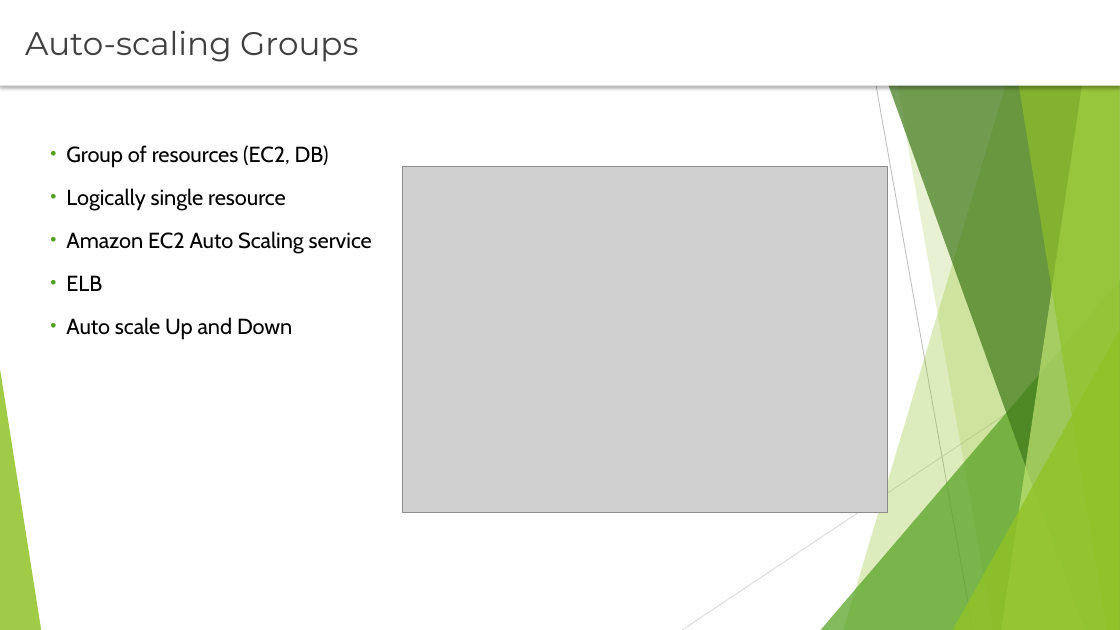
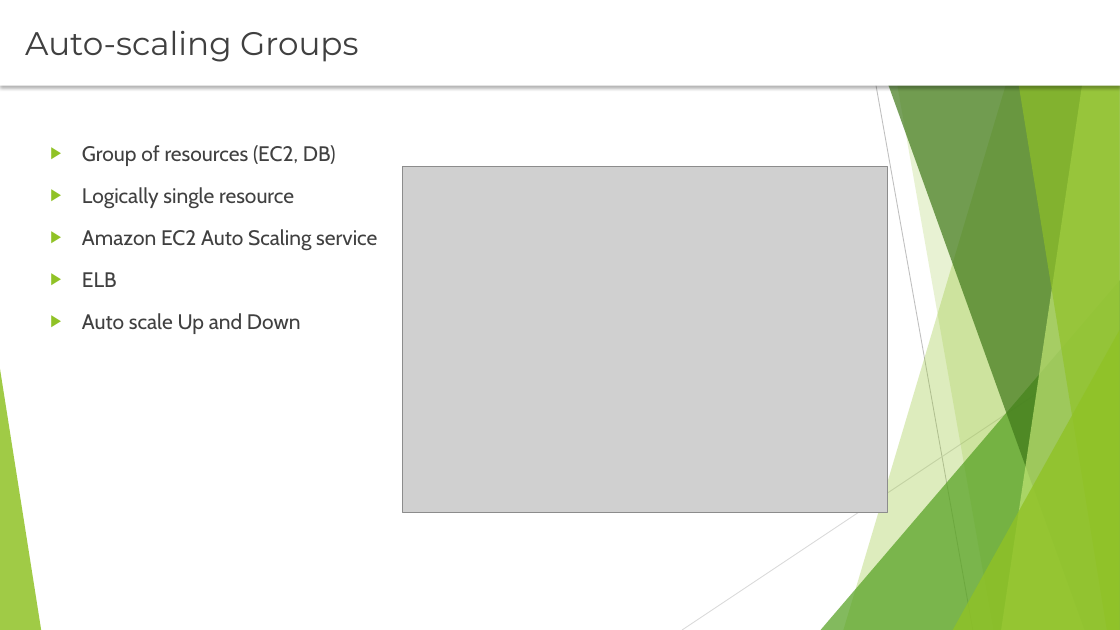
Before and after one commit to rusergei2010/AWSCourse2019, a slide deck: slide 5 of Lecture_3_Auto_Scaling/auto_scale.pptx (slide 4 before the commit). Drawn at 1120x630 pixels with LibreOffice and Linux fonts; fonts in the diff are those of the drawing; grey boxes stand for pictures. Boxes give left, top, right and bottom in pixels: in the first picture for what was removed or moved away, otherwise in the second. Text is boxed around its words. In the diff, an @@ line names an element or a change of style, - is before the commit and + after.

```diff
--- a/Lecture_3_Auto_Scaling/auto_scale.pptx
+++ b/Lecture_3_Auto_Scaling/auto_scale.pptx
@@ text "Group of resources (EC2, DB)" at <box>82,145,377,334</box>: size 18.7 to 18 pt, text colour #000000 to #404040; bullet • to ▶; bullet colour #54A021 to #90C226 @@
```
Also in this commit, not shown: 3 other slides changed, 2 slides added, 28 other files.
